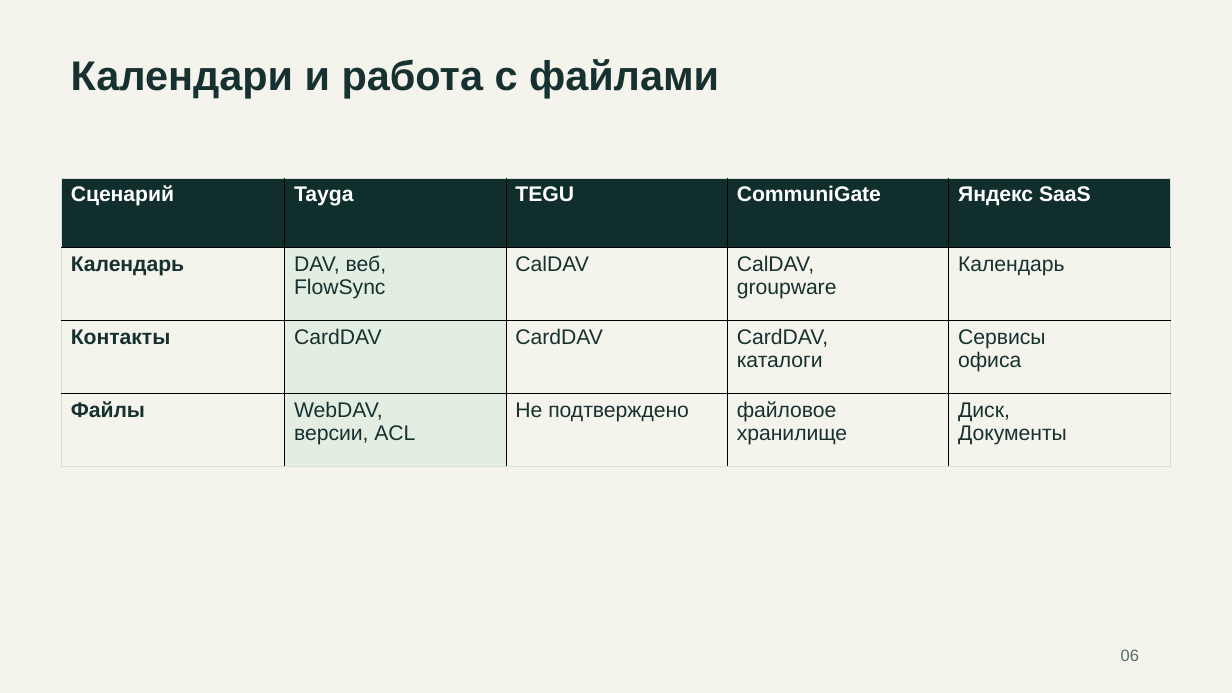
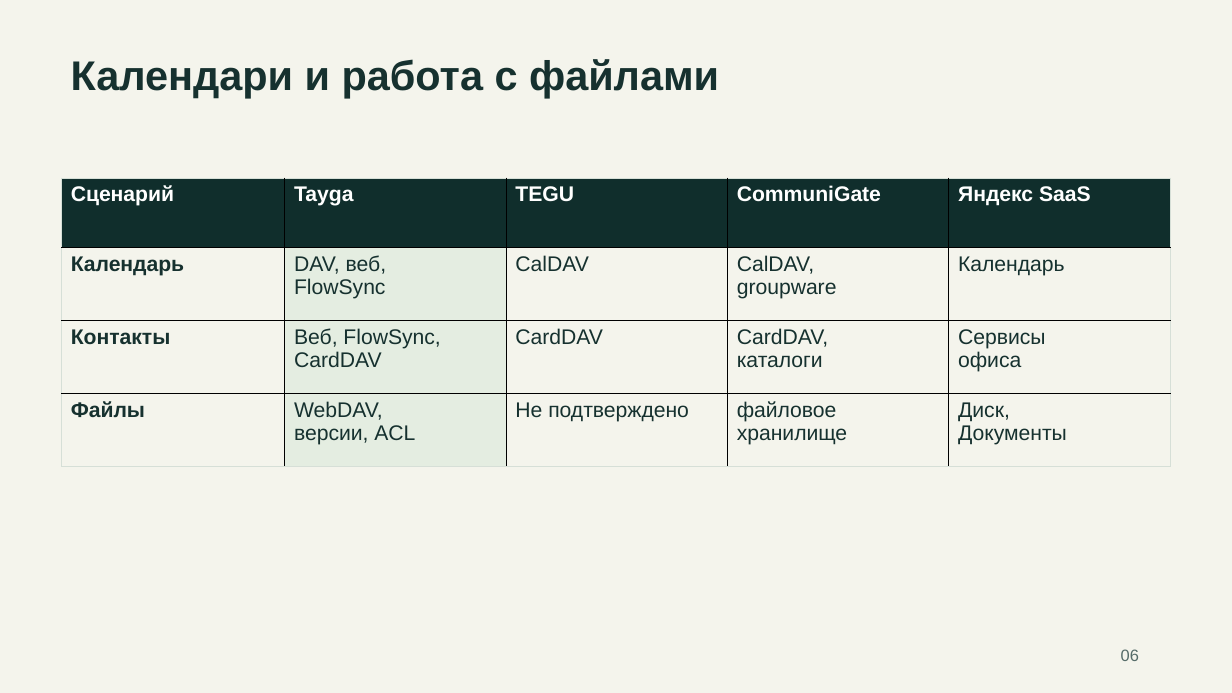
Before and after one commit to rkislov/tayga-mail-server, a slide deck: slide 6 of docs/presentations/tayga-competitors-2026-11-19.pptx. Drawn at 1232x693 pixels with LibreOffice and Linux fonts; fonts in the diff are those of the drawing. Boxes give left, top, right and bottom in pixels: in the first picture for what was removed or moved away, otherwise in the second. Text is boxed around its words. In the diff, an @@ line names an element or a change of style, - is before the commit and + after.

```diff
--- a/docs/presentations/tayga-competitors-2026-11-19.pptx
+++ b/docs/presentations/tayga-competitors-2026-11-19.pptx
@@ table at (62,178,1173,541) @@
-row 3, column 2: CardDAV
+row 3, column 2: Веб, FlowSync, / CardDAV
```
Also in this commit, not shown: 10 other slides changed, 12 slides added, 4 other files.
